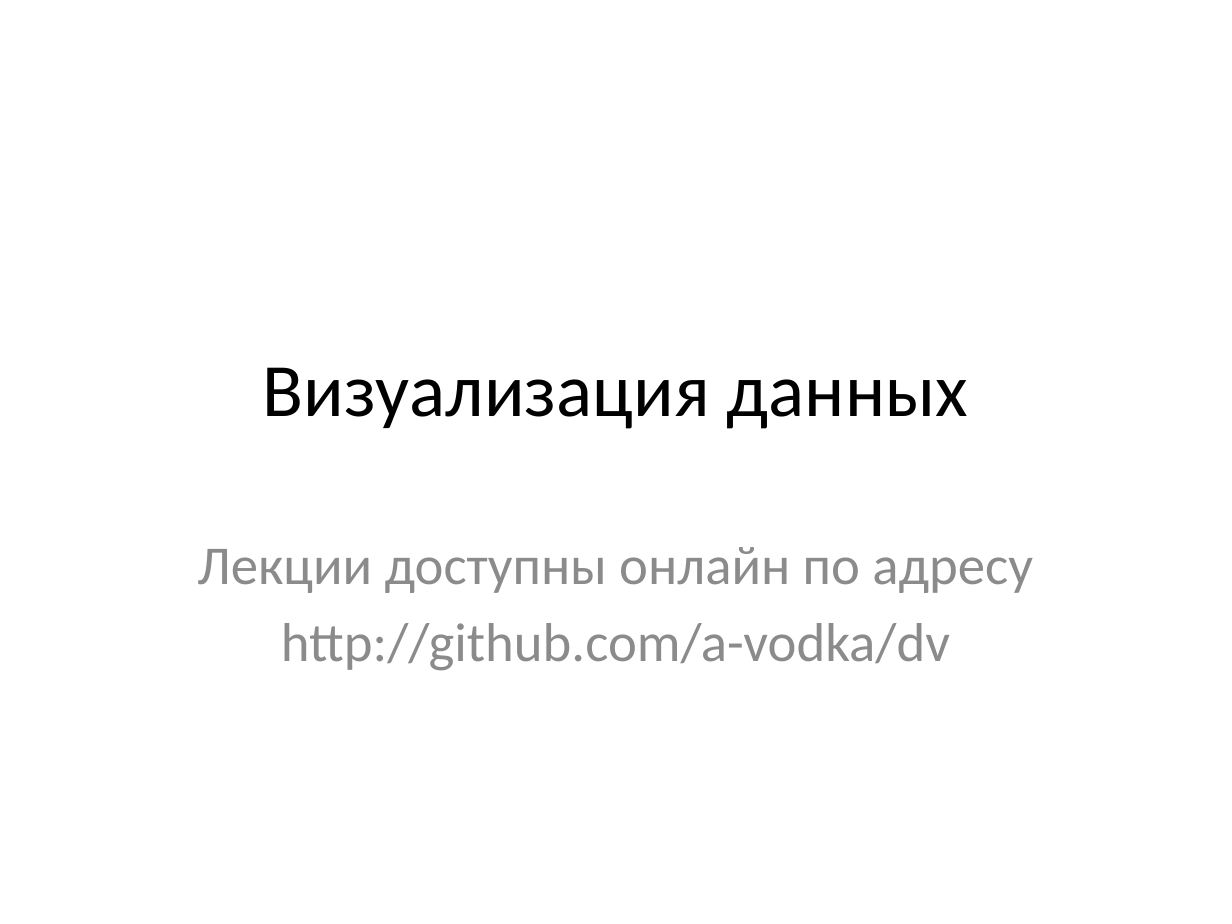
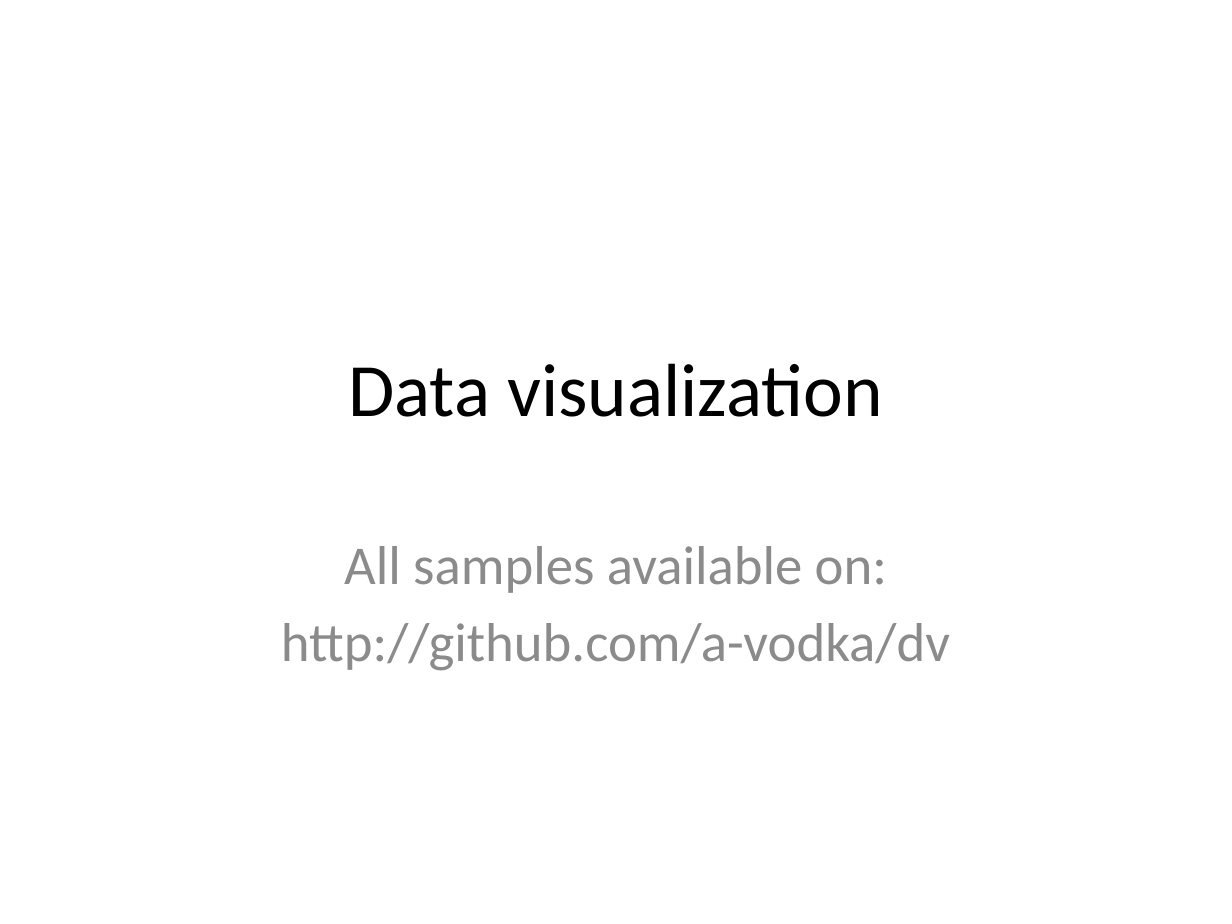
Before and after one commit to a-vodka/dv, a slide deck: slide 1 of dv-lec2-matplotlib.pptx. Drawn at 1232x924 pixels with LibreOffice and Linux fonts; fonts in the diff are those of the drawing; background and template pictures are left out. Boxes give left, top, right and bottom in pixels: in the first picture for what was removed or moved away, otherwise in the second. Text is boxed around its words. In the diff, an @@ line names an element or a change of style, - is before the commit and + after.

```diff
--- a/dv-lec2-matplotlib.pptx
+++ b/dv-lec2-matplotlib.pptx
@@ title at box(348, 363, 883, 417): text changed @@
-Визуализация данных
+Data visualization
@@ subtitle at box(344, 546, 887, 593): text changed @@
-Лекции доступны онлайн по адресу
+All samples available on:
```
Also in this commit, not shown: 3 other slides changed, 1 slide added, 9 other files.
